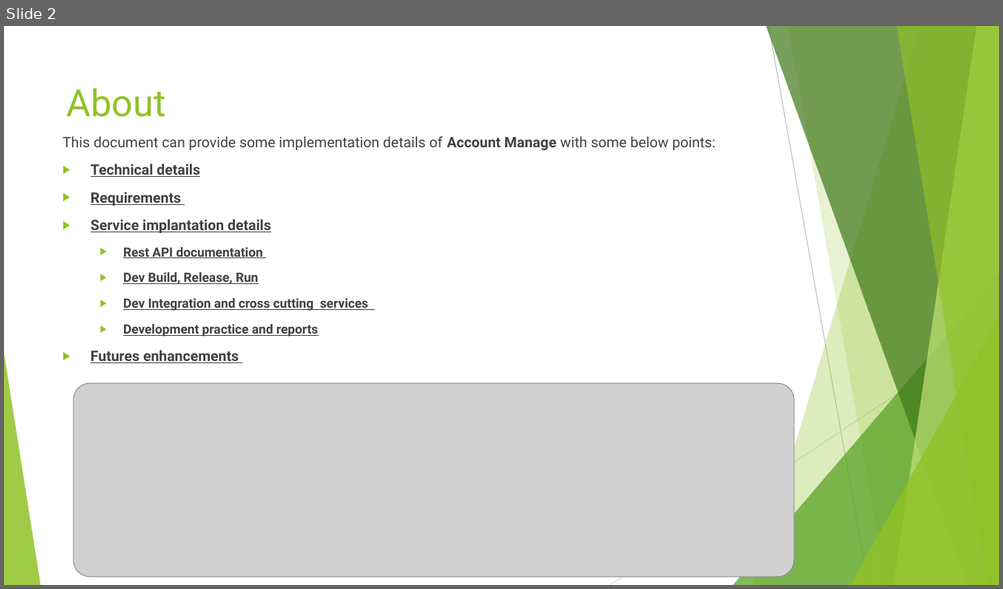
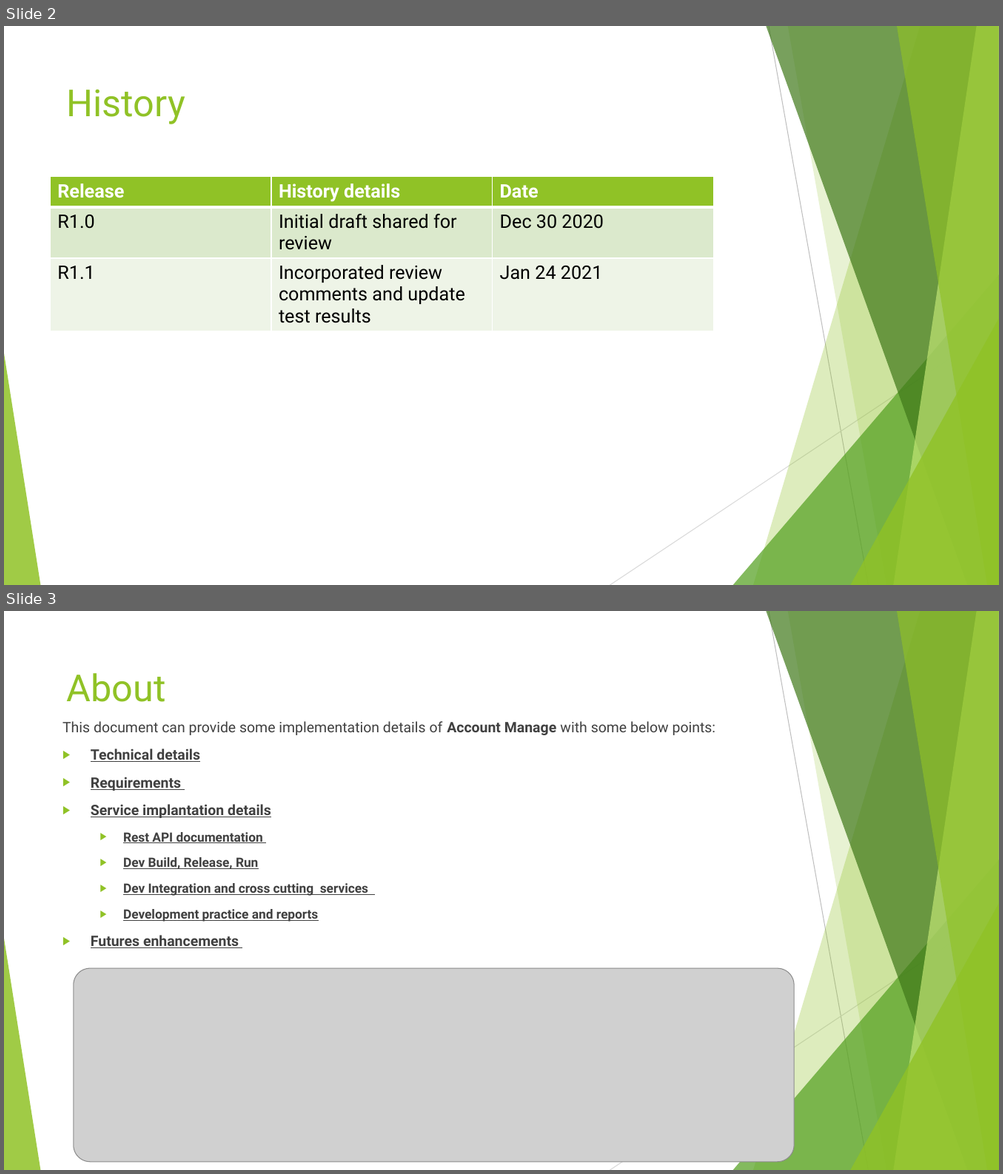
Before and after one commit to vaibhavpatil123/challenge, a slide deck: docs/SpringbootApp.pptx. Shown one above the other, each under a label of ours: slide 2 before the commit, slides 2 and 3 after it. The pictures are 1003x589 and 1003x1174 pixels, drawn with LibreOffice and Linux fonts; fonts in the diff are those of the drawing; grey boxes stand for pictures. Boxes give left, top, right and bottom in pixels: in the first picture for what was removed or moved away, otherwise in the second. Text is boxed around its words. In the diff, an @@ line names an element or a change of style, - is before the commit and + after.

Commit message:
Review changes added and improvement and increase code coverage with integration testing

```diff
--- a/docs/SpringbootApp.pptx
+++ b/docs/SpringbootApp.pptx
@@ slide 2 added at (x1=4, y1=26, x2=999, y2=585), background #FFFFFF; not listed: 10 template elements that a slide beside it also shows @@
@@ title added at (x1=67, y1=89, x2=185, y2=124), 36 pt, text #90C226 @@
+History
@@ table added at (x1=51, y1=177, x2=713, y2=334), 3 rows, 3 columns @@
+Release | History details | Date
+R1.0 | Initial draft shared for review | Dec 30 2020
+R1.1 | Incorporated review comments and update test results | Jan 24 2021
@@ what was slide 2 is now slide 3 @@
```
Also in this commit, not shown: 2 slides changed, 32 other files.
